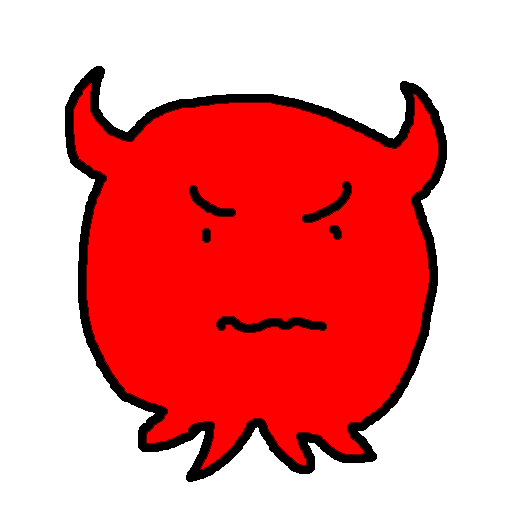
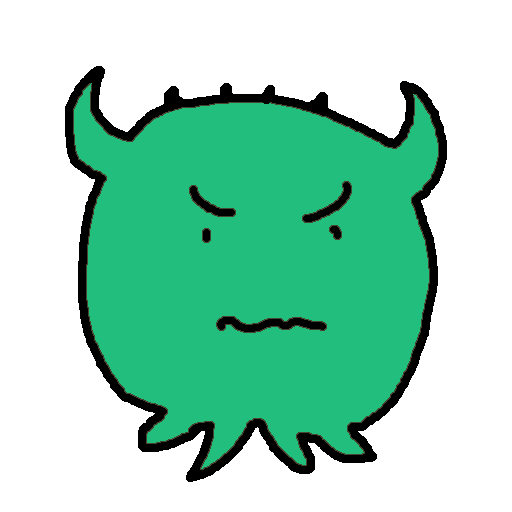
The second 512 x 512 image is a revision of the first. Changes to its layers:
added layer "BiggerMinion" above "MiniMinion" over [73, 83, 439, 470]
hid "Calque 1" over [73, 83, 439, 470]
